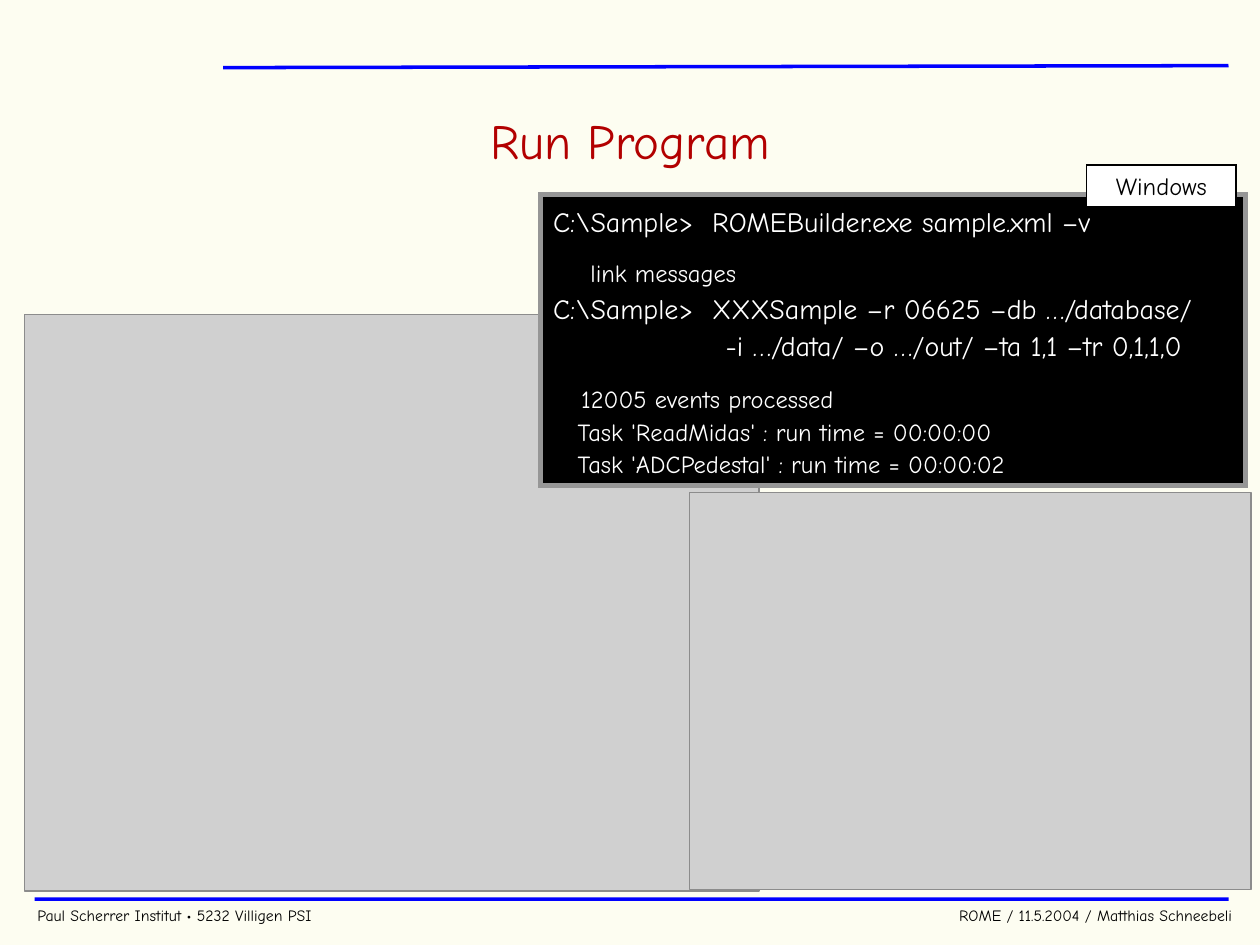
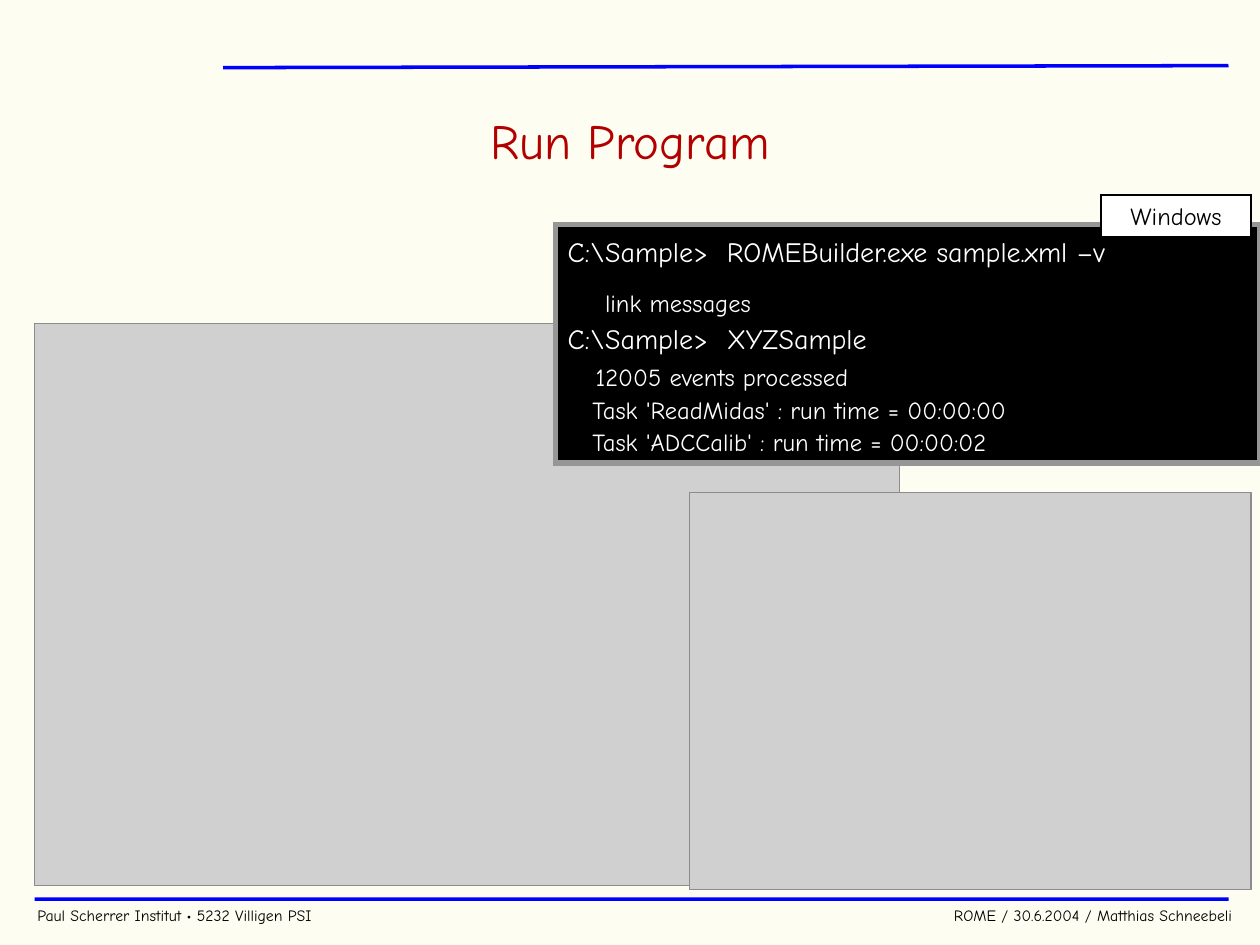
Before and after one commit to cjpl/rome, a slide deck: slide 31 of documentation/ROME.ppt (slide 26 before the commit). Drawn at 1260x945 pixels with LibreOffice and Linux fonts; fonts in the diff are those of the drawing; grey boxes stand for pictures; background and template pictures are left out. Boxes give left, top, right and bottom in pixels: in the first picture for what was removed or moved away, otherwise in the second. Text is boxed around its words. In the diff, an @@ line names an element or a change of style, - is before the commit and + after.

```diff
--- a/documentation/ROME.ppt
+++ b/documentation/ROME.ppt
@@ rectangle "Windows" moved from (x1=1086, y1=165, x2=1236, y2=208) to (x1=1101, y1=195, x2=1251, y2=238) @@
@@ rectangle "C:\Sample> ROMEBuilder.exe sample.xml –v" resized from (x1=541, y1=195, x2=1245, y2=486) to (x1=556, y1=224, x2=1260, y2=462) @@
@@ picture resized from (x1=25, y1=315, x2=760, y2=891) to (x1=34, y1=324, x2=898, y2=886) @@
@@ text in rectangle at (x1=568, y1=330, x2=867, y2=355): text changed @@
-C:\Sample> XXXSample –r 06625 –db …/database/
--i …/data/ –o …/out/ –ta 1,1 –tr 0,1,1,0
+C:\Sample> XYZSample
@@ text in rectangle at (x1=592, y1=434, x2=986, y2=452): text changed @@
-Task 'ADCPedestal' : run time = 00:00:02
+Task 'ADCCalib' : run time = 00:00:02
@@ text at (x1=37, y1=910, x2=1232, y2=924): text changed @@
-Paul Scherrer Institut • 5232 Villigen PSI ROME / 11.5.2004 / Matthias Schneebeli
+Paul Scherrer Institut • 5232 Villigen PSI ROME / 30.6.2004 / Matthias Schneebeli
```
Also in this commit, not shown: 28 other slides changed, 5 slides added, 1 slide removed, 48 other files.
